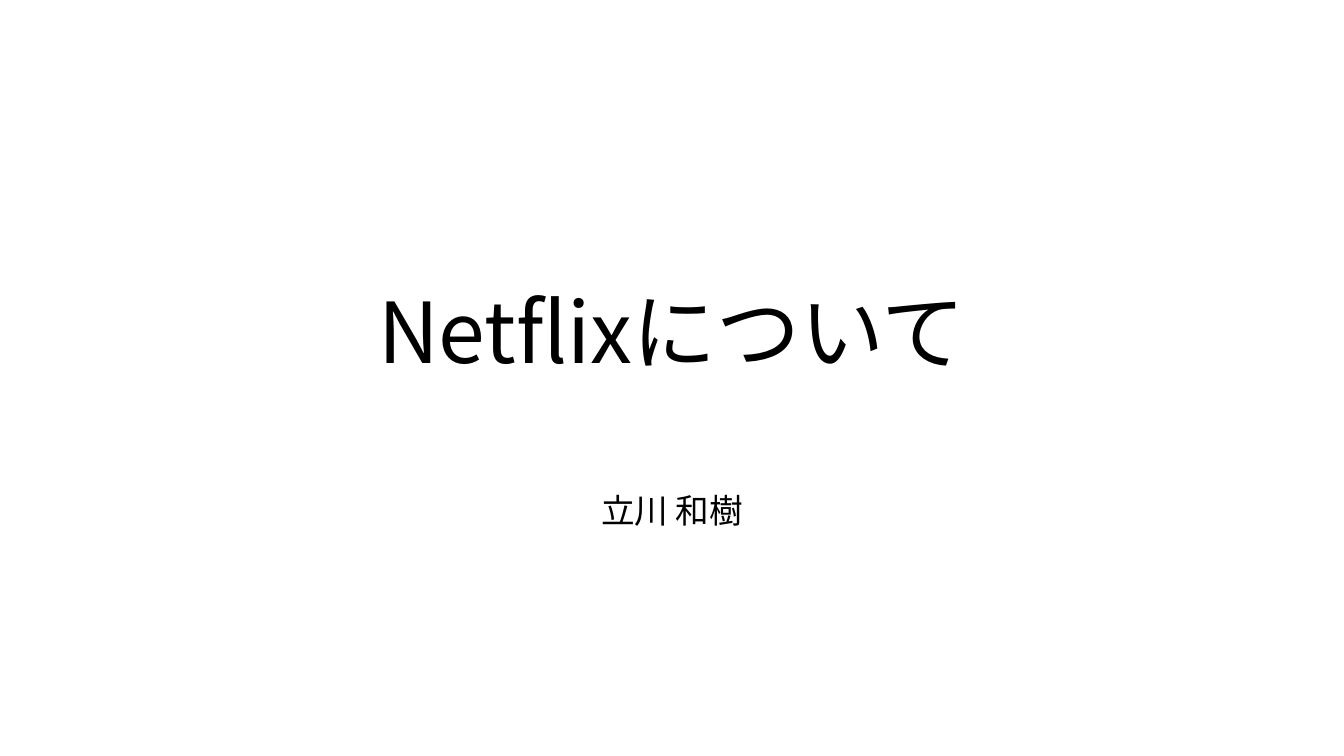
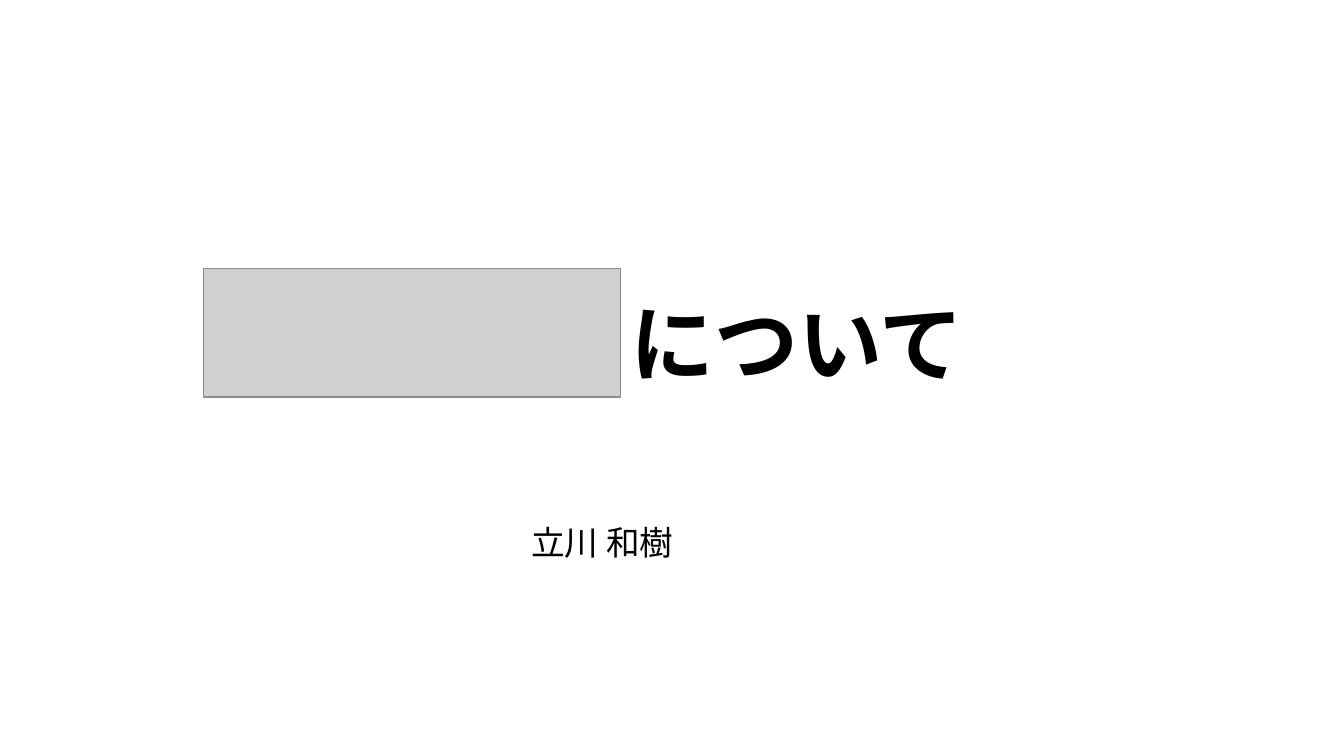
Before and after one commit to QuillshWammy/Netflix_Analysis, a slide deck: slide 1 of Document/中間発表.pptx. Drawn at 1344x756 pixels with LibreOffice and Linux fonts; fonts in the diff are those of the drawing; grey boxes stand for pictures. Boxes give left, top, right and bottom in pixels: in the first picture for what was removed or moved away, otherwise in the second. Text is boxed around its words. In the diff, an @@ line names an element or a change of style, - is before the commit and + after.

```diff
--- a/Document/中間発表.pptx
+++ b/Document/中間発表.pptx
@@ picture added at (204,268,620,397) @@
@@ title at (630,309,964,379): text changed; font Noto Sans CJK JP to Arial; bold on @@
-Netflixについて
+について
@@ subtitle "立川 和樹": place and size @@
-subtitle "立川 和樹" at (601,494,743,526)
+subtitle "立川 和樹" at (531,526,673,558)
```
Also in this commit, not shown: 8 other slides changed, 1 slide added.
